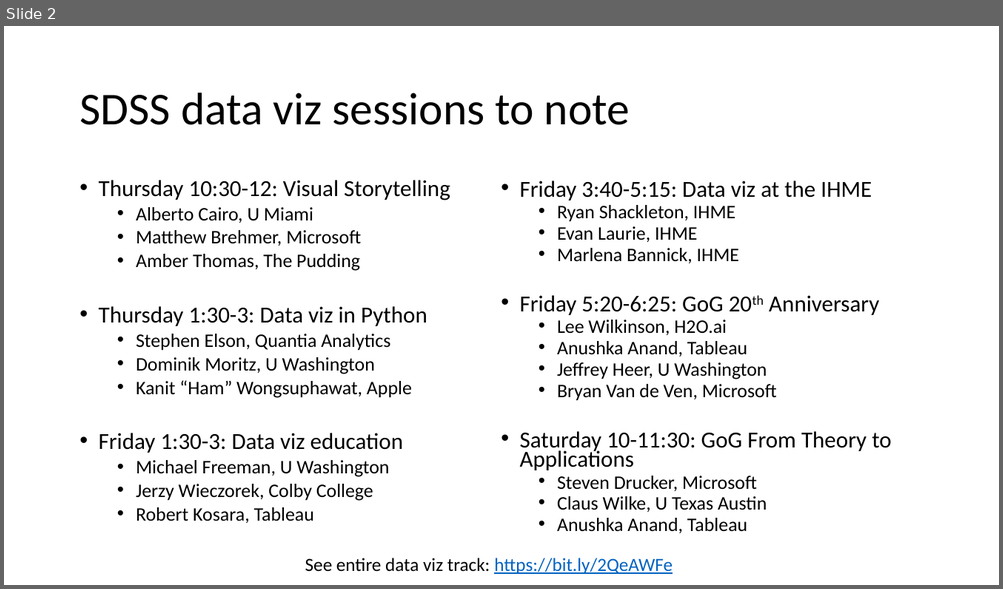
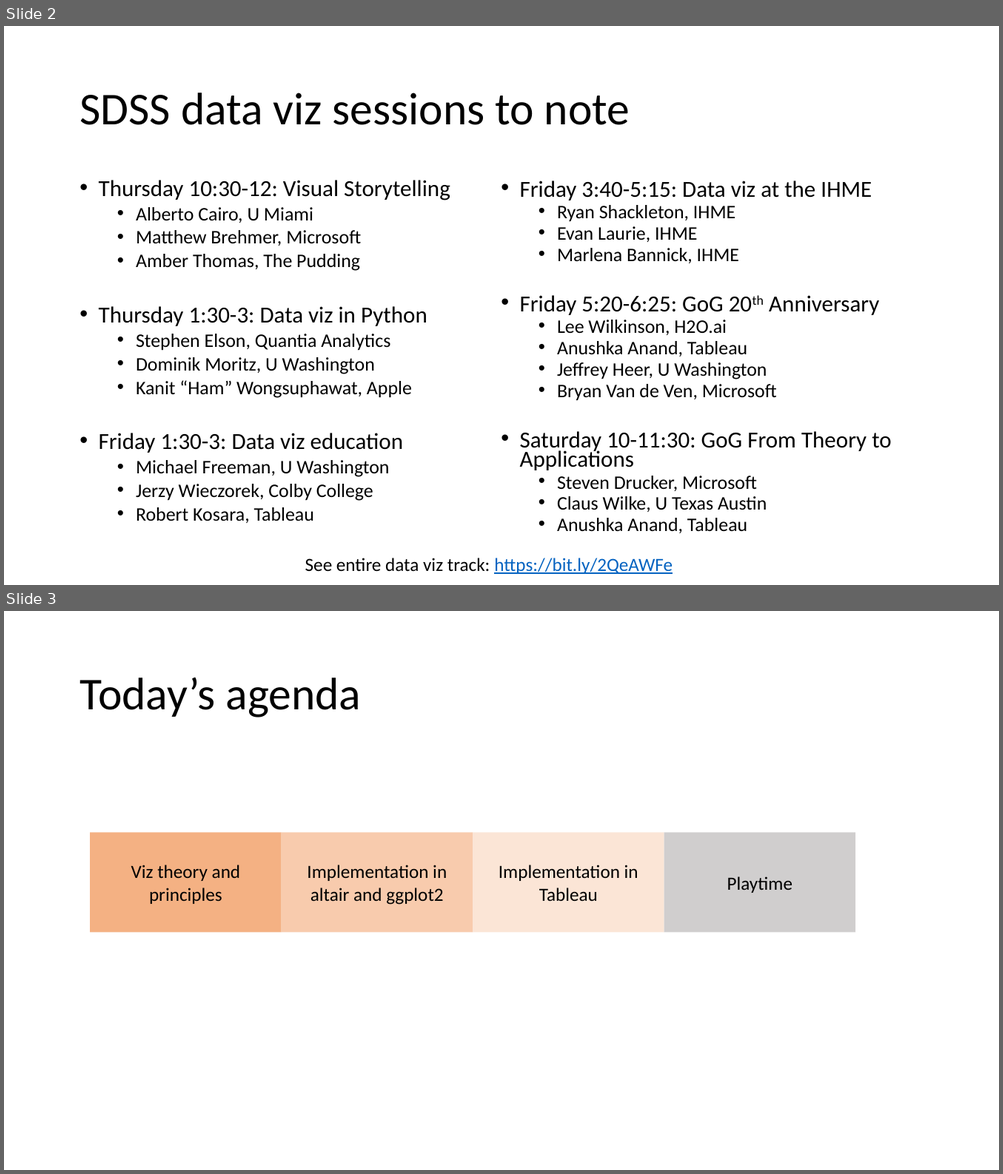
Before and after one commit to WSU-DataScience/SDSS19-dataviz-workshop, a slide deck: slides/Visualization theory and principles.pptx. Shown one above the other, each under a label of ours: slide 2 before the commit, slides 2 and 3 after it. The pictures are 1003x589 and 1003x1174 pixels, drawn with LibreOffice and Linux fonts; fonts in the diff are those of the drawing. Boxes give left, top, right and bottom in pixels: in the first picture for what was removed or moved away, otherwise in the second. Text is boxed around its words. In the diff, an @@ line names an element or a change of style, - is before the commit and + after.

Commit message:
modified principles slides

```diff
--- a/slides/Visualization theory and principles.pptx
+++ b/slides/Visualization theory and principles.pptx
@@ slide 3 added at [4, 611, 999, 1170], background #FFFFFF @@
@@ title added at [79, 678, 361, 718], 44 pt, text #000000 @@
+Today’s agenda
@@ rectangle added at [90, 832, 281, 933], fill #F4B183, 18 pt, text #000000 @@
+Viz theory and principles
@@ rectangle added at [282, 832, 472, 933], fill #F8CBAD, 18 pt, text #000000 @@
+Implementation in altair and ggplot2
@@ rectangle added at [472, 832, 663, 933], fill #FBE5D6, 18 pt, text #000000 @@
+Implementation in Tableau
@@ rectangle added at [664, 832, 855, 933], fill #D0CECE, 18 pt, text #000000 @@
+Playtime
```
Also in this commit, not shown: 3 slides changed.
